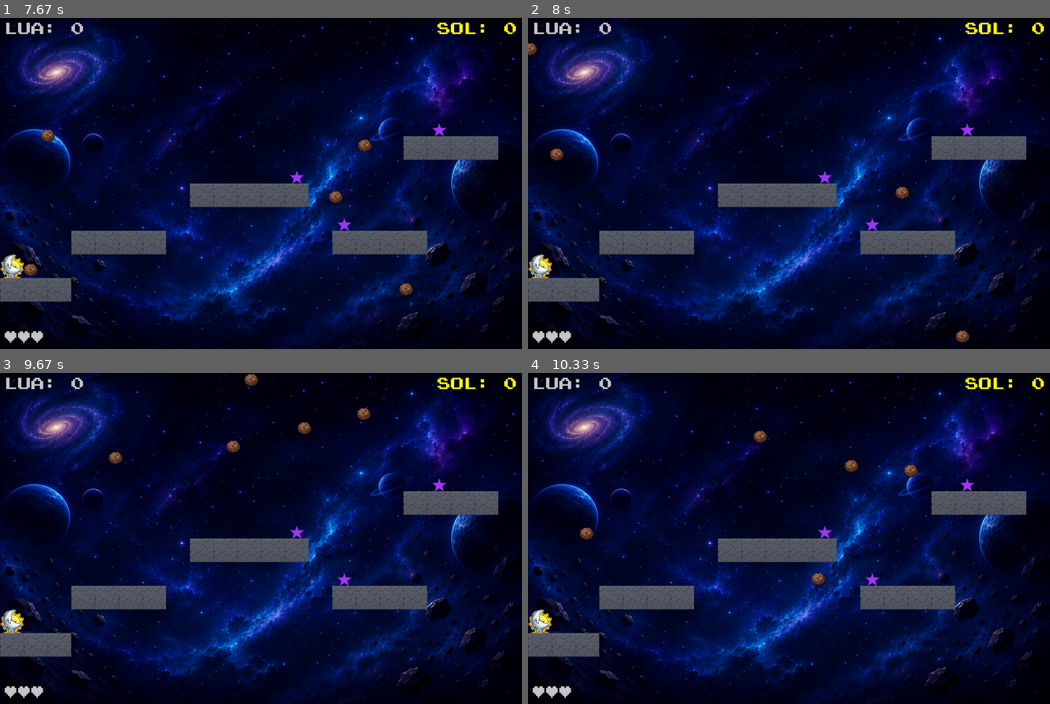
Above: before the commit, frames 1-4 (two rows, left to right).
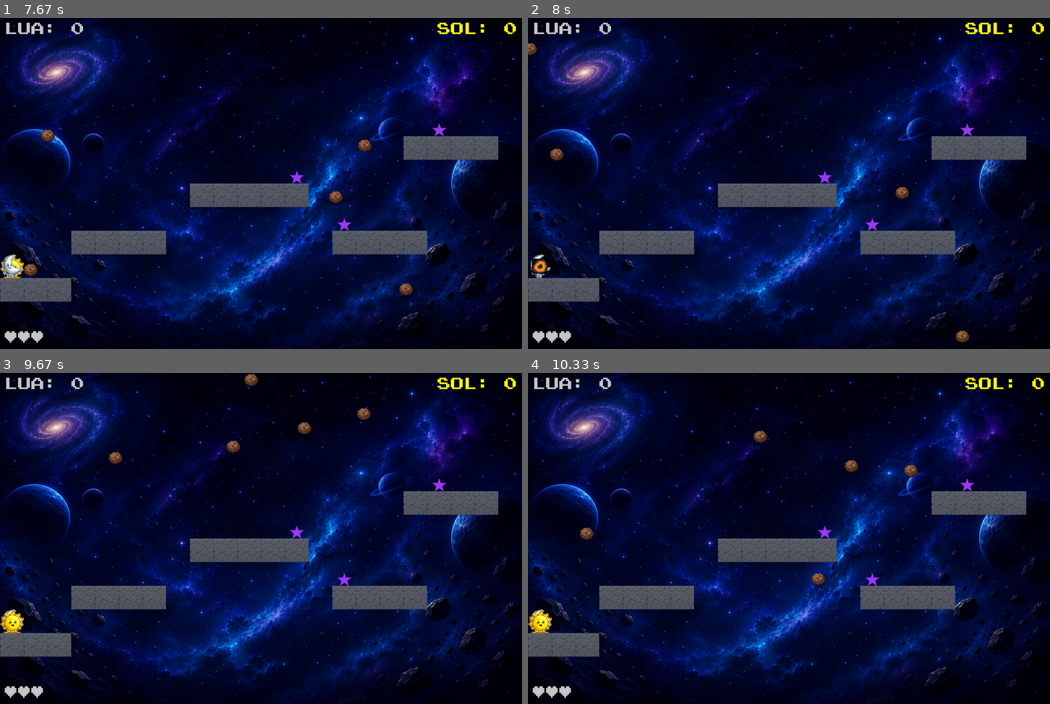
Above: after the commit, the same moments.

Repository: biancarh/PyGame--Bianca-Habr-Adria-Mendes-Marina-Abreu
Game: pygame game, started from Documento mestre.py
Two runs of this game, one before a commit and one after it. Both use one fixed random seed, a clock stepped at 60 frames per second and the inputs below.
Inputs:
- Up to frame 1 (7.67 s): hold A 0.33-0.8 s; hold Up 0.33-0.8 s; tap D at 0.83, 3.67 s; tap A at 1.17, 5.83 s; hold Right 2-2.63 s; hold Left 2.67-3.13 s; hold Right 3.17-3.63 s; hold Right 4.33-4.8 s; hold Left 4.83-5.37 s; hold Left 5.4-5.8 s; hold Right 6.57-7.2 s
- Up to frame 2 (8 s): no input
- Up to frame 3 (9.67 s): hold Right 8.57-9.03 s; hold Left 9.07-9.6 s; hold Left from 9.63 s (still down)
- Up to frame 4 (10.33 s): release Left at 10.03 s

Frame 1 is identical in both runs. In frame 2, 0.2% of the frame differs, in the area x 0-5%, y 72-79%; in frame 3, 0.1%; in frame 4, 0.1%.

Commit message:
arrumando erro - sol tinha parado de morrer quando colidia com meteoro

Diff:
--- a/fase1_screen.py
+++ b/fase1_screen.py
@@ -573,14 +573,14 @@
                 explosion_duration = explosao.frame_ticks * len(explosao.explosion_anim) + 400
 
             #Verifica se o jogador LUA pegou a estrela
-            hits = pygame.sprite.spritecollide(player_moon, all_stars, True)
-            for star in hits:
+            moon_hits = pygame.sprite.spritecollide(player_moon, all_stars, True)
+            for star in moon_hits:
                 score_moon += 1
                 #assets['star_sound'].play()
 
             # Verifica se houve colisão entre SOL e meteoro
-            moon_hits = pygame.sprite.spritecollide(player_sun, all_meteors, True, pygame.sprite.collide_mask)
-            for meteor in moon_hits: # As chaves são os elementos do primeiro grupo (meteoros) que colidiram com alguma bala
+            hits = pygame.sprite.spritecollide(player_sun, all_meteors, True, pygame.sprite.collide_mask)
+            for meteor in hits: # As chaves são os elementos do primeiro grupo (meteoros) que colidiram com alguma bala
                 # O meteoro e destruido e precisa ser recriado
                 #assets['destroy_sound'].play()
                 m = Meteor(assets)
